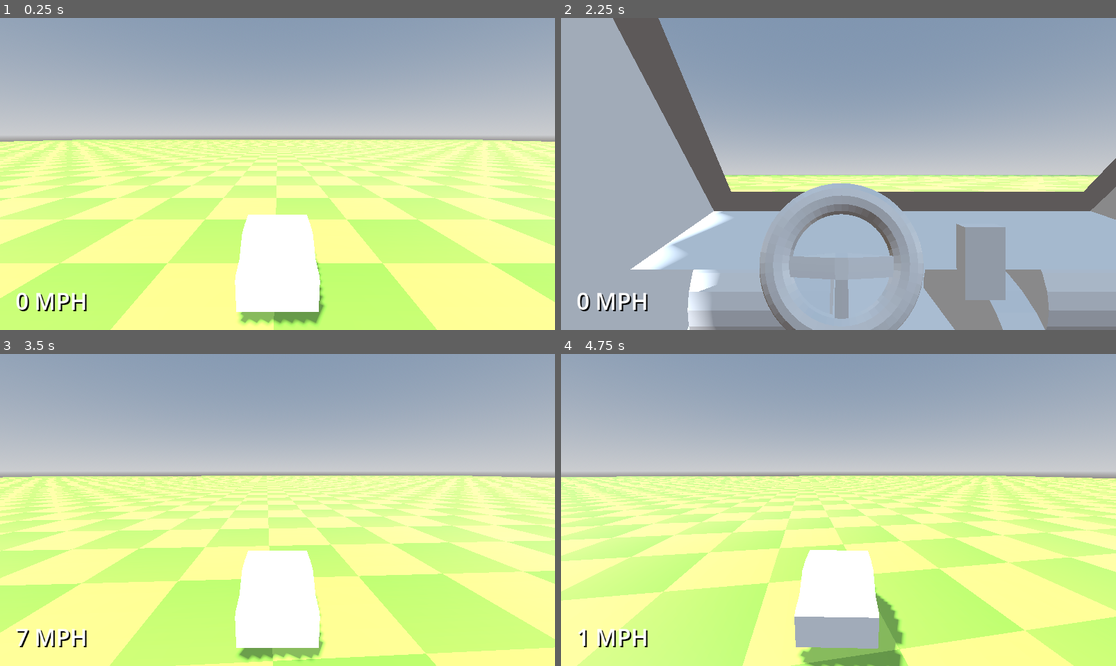
Above: before the commit, frames 1-4 (two rows, left to right).
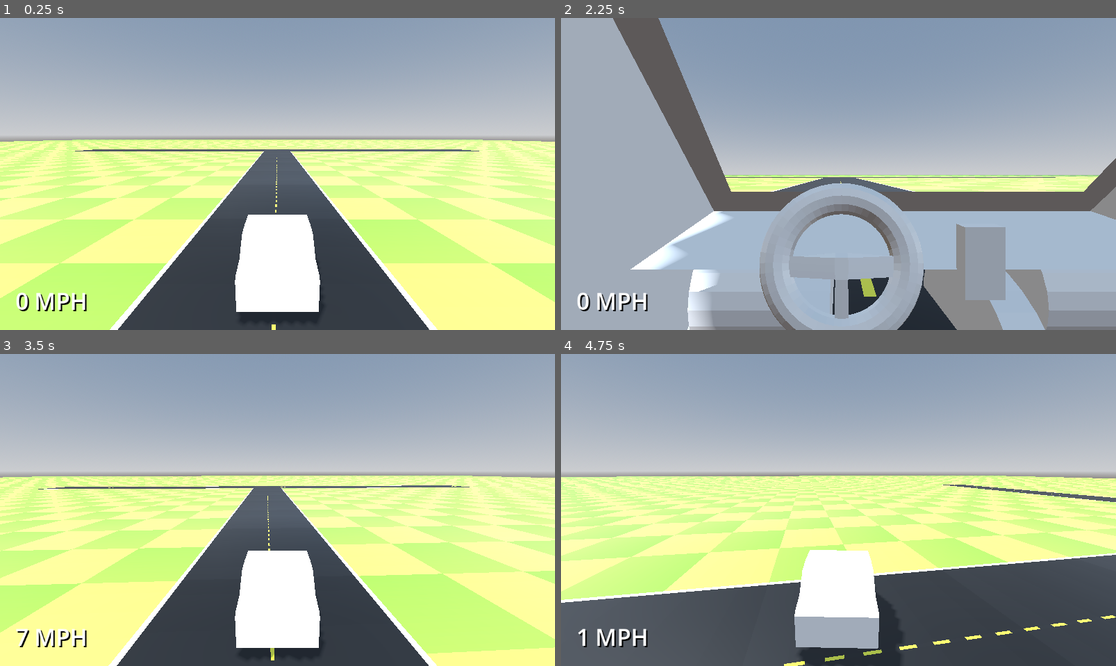
Above: after the commit, the same moments.

Repository: AndrewHamel111/SISGameJam2026
Game: Godot game, scene res://scenes/world.tscn
Two runs of this game, one before a commit and one after it. Both use one fixed random seed, a clock stepped at 60 frames per second and the inputs below.
Inputs:
- Up to frame 1 (0.25 s): no input
- Up to frame 2 (2.25 s): tap Enter at 0.5, 2 s; hold D (turn_right) 0.53-1.28 s; tap P (camera_toggle) at 0.6, 1.35, 2.1 s; tap Space (brake) at 1.25 s; hold Space (brake) 1.28-2.03 s; hold D (turn_right) from 2.03 s (still down)
- Up to frame 3 (3.5 s): tap Space (brake) at 2.75 s; release D (turn_right) at 2.78 s; hold W (accelerate) from 2.78 s (still down); tap P (camera_toggle) at 2.85 s
- Up to frame 4 (4.75 s): release W (accelerate) at 3.53 s; hold A (turn_left) from 3.53 s (still down); tap P (camera_toggle) at 3.6, 4.35 s

The runs differ from the first frame. In frame 1, 15% of the frame differs, in the area x 13-87%, y 42-100%; in frame 2, 2.0%; in frame 3, 15%; in frame 4, 25%, in the area x 0-100%, y 41-100%.
Error in both runs: Invalid assignment of property or key 'current' with value of type 'bool' on a base object of type 'null instance'. (res://entities/player/player.gd:63)

Commit message:
Added roads

Diff:
--- a/scenes/world.tscn
+++ b/scenes/world.tscn
@@ -1,8 +1,10 @@
 [gd_scene format=3 uid="uid://dtqu5xh8doqxf"]
 
 [ext_resource type="PackedScene" uid="uid://0gpemaq84xid" path="res://resources/glb/ground_tile.glb" id="1_nnsk1"]
+[ext_resource type="PackedScene" uid="uid://bld0i1ipxocc4" path="res://resources/glb/road_tile.glb" id="2_k0juu"]
 [ext_resource type="PackedScene" uid="uid://cc63iy4jodjin" path="res://entities/player/player.tscn" id="2_rwgxs"]
 [ext_resource type="Script" uid="uid://cs25xmu28i8fr" path="res://scripts/hud_controller.gd" id="3_4wyf3"]
+[ext_resource type="PackedScene" uid="uid://cv7pcmcs3pky4" path="res://resources/glb/road_tile_3int.glb" id="3_71j4m"]
 
 [sub_resource type="ProceduralSkyMaterial" id="ProceduralSkyMaterial_4wyf3"]
 sky_horizon_color = Color(0.66224277, 0.6717428, 0.6867428, 1)
@@ -33,7 +35,79 @@
 light_color = Color(0.5370113, 0.5370113, 0.5370113, 1)
 shadow_enabled = true
 
-[node name="ground_tile" parent="." unique_id=1613282644 instance=ExtResource("1_nnsk1")]
+[node name="ground" type="Node3D" parent="." unique_id=491923927]
+
+[node name="ground_layer" type="Node3D" parent="ground" unique_id=663169602]
+
+[node name="ground_tile" parent="ground/ground_layer" unique_id=1613282644 instance=ExtResource("1_nnsk1")]
+
+[node name="road_layer" type="Node3D" parent="ground" unique_id=957929157]
+transform = Transform3D(1, 0, 0, 0, 1, 0, 0, 0, 1, 0, 0.01, 0)
+
+[node name="road_tile" parent="ground/road_layer" unique_id=108170447 instance=ExtResource("2_k0juu")]
+
+[node name="road_tile2" parent="ground/road_layer" unique_id=207480733 instance=ExtResource("2_k0juu")]
+transform = Transform3D(1, 0, 0, 0, 1, 0, 0, 0, 1, 0, 0, 4)
+
+[node name="road_tile3" parent="ground/road_layer" unique_id=192945315 instance=ExtResource("2_k0juu")]
+transform = Transform3D(1, 0, 0, 0, 1, 0, 0, 0, 1, 0, 0, 8)
+
+[node name="road_tile4" parent="ground/road_layer" unique_id=565024683 instance=ExtResource("2_k0juu")]
+transform = Transform3D(1, 0, 0, 0, 1, 0, 0, 0, 1, 0, 0, 12)
+
+[node name="road_tile5" parent="ground/road_layer" unique_id=842858170 instance=ExtResource("2_k0juu")]
+transform = Transform3D(1, 0, 0, 0, 1, 0, 0, 0, 1, 0, 0, 16)
+
+[node name="road_tile6" parent="ground/road_layer" unique_id=140965821 instance=ExtResource("2_k0juu")]
+transform = Transform3D(1, 0, 0, 0, 1, 0, 0, 0, 1, 0, 0, 20)
+
+[node name="road_tile7" parent="ground/road_layer" unique_id=1560914168 instance=ExtResource("2_k0juu")]
+transform = Transform3D(1, 0, 0, 0, 1, 0, 0, 0, 1, 0, 0, 24)
+
+[node name="road_tile8" parent="ground/road_layer" unique_id=490164355 instance=ExtResource("2_k0juu")]
+transform = Transform3D(-4.371139e-08, 0, -1, 0, 1, 0, 1, 0, -4.371139e-08, 28, 0, 28)
+
+[node name="road_tile9" parent="ground/road_layer" unique_id=332342491 instance=ExtResource("2_k0juu")]
+transform = Transform3D(-4.371139e-08, 0, -1, 0, 1, 0, 1, 0, -4.371139e-08, 24, 0, 28)
+
+[node name="road_tile10" parent="ground/road_layer" unique_id=1573691295 instance=ExtResource("2_k0juu")]
+transform = Transform3D(-4.371139e-08, 0, -1, 0, 1, 0, 1, 0, -4.371139e-08, 20, 0, 28)
+
+[node name="road_tile11" parent="ground/road_layer" unique_id=617083260 instance=ExtResource("2_k0juu")]
+transform = Transform3D(-4.371139e-08, 0, -1, 0, 1, 0, 1, 0, -4.371139e-08, 16, 0, 28)
+
+[node name="road_tile12" parent="ground/road_layer" unique_id=1840640949 instance=ExtResource("2_k0juu")]
+transform = Transform3D(-4.371139e-08, 0, -1, 0, 1, 0, 1, 0, -4.371139e-08, 12, 0, 28)
+
+[node name="road_tile13" parent="ground/road_layer" unique_id=289541116 instance=ExtResource("2_k0juu")]
+transform = Transform3D(-4.371139e-08, 0, -1, 0, 1, 0, 1, 0, -4.371139e-08, 8, 0, 28)
+
+[node name="road_tile14" parent="ground/road_layer" unique_id=1128353266 instance=ExtResource("2_k0juu")]
+transform = Transform3D(-4.371139e-08, 0, -1, 0, 1, 0, 1, 0, -4.371139e-08, 4, 0, 28)
+
+[node name="road_tile15" parent="ground/road_layer" unique_id=1654971231 instance=ExtResource("2_k0juu")]
+transform = Transform3D(-4.371139e-08, 0, -1, 0, 1, 0, 1, 0, -4.371139e-08, -4, 0, 28)
+
+[node name="road_tile16" parent="ground/road_layer" unique_id=1595272771 instance=ExtResource("2_k0juu")]
+transform = Transform3D(-4.371139e-08, 0, -1, 0, 1, 0, 1, 0, -4.371139e-08, -8, 0, 28)
+
+[node name="road_tile17" parent="ground/road_layer" unique_id=660921819 instance=ExtResource("2_k0juu")]
+transform = Transform3D(-4.371139e-08, 0, -1, 0, 1, 0, 1, 0, -4.371139e-08, -12, 0, 28)
+
+[node name="road_tile18" parent="ground/road_layer" unique_id=455738581 instance=ExtResource("2_k0juu")]
+transform = Transform3D(-4.371139e-08, 0, -1, 0, 1, 0, 1, 0, -4.371139e-08, -16, 0, 28)
+
+[node name="road_tile19" parent="ground/road_layer" unique_id=1326335851 instance=ExtResource("2_k0juu")]
+transform = Transform3D(-4.371139e-08, 0, -1, 0, 1, 0, 1, 0, -4.371139e-08, -20, 0, 28)
+
+[node name="road_tile20" parent="ground/road_layer" unique_id=581867438 instance=ExtResource("2_k0juu")]
+transform = Transform3D(-4.371139e-08, 0, -1, 0, 1, 0, 1, 0, -4.371139e-08, -24, 0, 28)
+
+[node name="road_tile21" parent="ground/road_layer" unique_id=831855395 instance=ExtResource("2_k0juu")]
+transform = Transform3D(-4.371139e-08, 0, -1, 0, 1, 0, 1, 0, -4.371139e-08, -28, 0, 28)
+
+[node name="road_tile_3int" parent="ground/road_layer" unique_id=352143354 instance=ExtResource("3_71j4m")]
+transform = Transform3D(-4.371139e-08, 0, -1, 0, 1, 0, 1, 0, -4.371139e-08, 0, 0, 28)
 
 [node name="Player" parent="." unique_id=202017375 instance=ExtResource("2_rwgxs")]
 transform = Transform3D(1, 0, 0, 0, 1, 0, 0, 0, 1, -0.04726076, 0, -0.25134945)
Binary file added: resources/glb/road_tile.glb
Not shown, added: resources/glb/road_tile.glb.import
Binary file added: resources/glb/road_tile_3int.glb
Not shown, added: resources/glb/road_tile_3int.glb.import
Binary file added: resources/glb/road_tile_3int_gradient.png
Not shown, added: resources/glb/road_tile_3int_gradient.png.import
Binary file added: resources/glb/road_tile_4int.glb
Not shown, added: resources/glb/road_tile_4int.glb.import
Binary file added: resources/glb/road_tile_4int_gradient.png
Not shown, added: resources/glb/road_tile_4int_gradient.png.import
Binary file added: resources/glb/road_tile_gradient.png
Not shown, added: resources/glb/road_tile_gradient.png.import
(and 6 more such lines)
